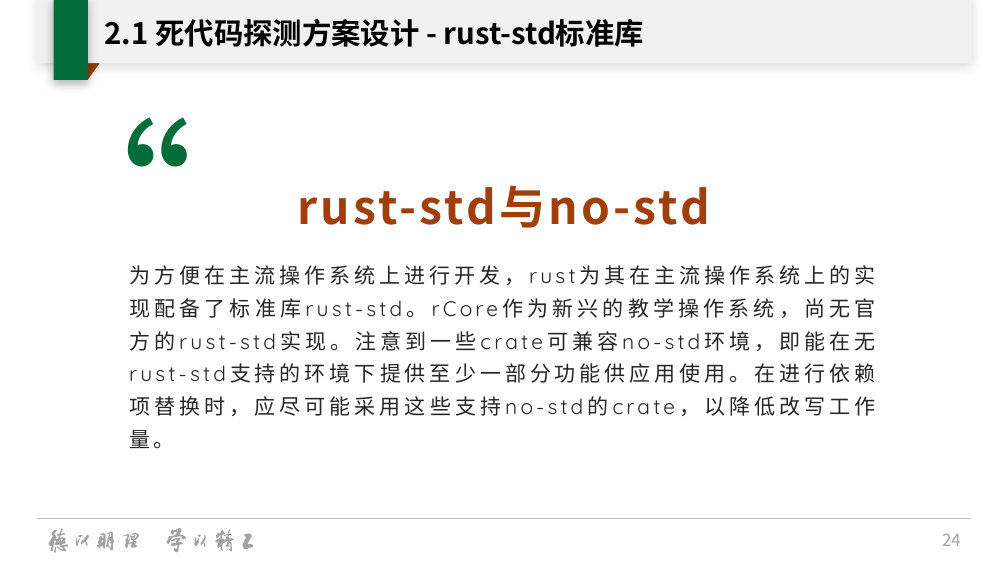
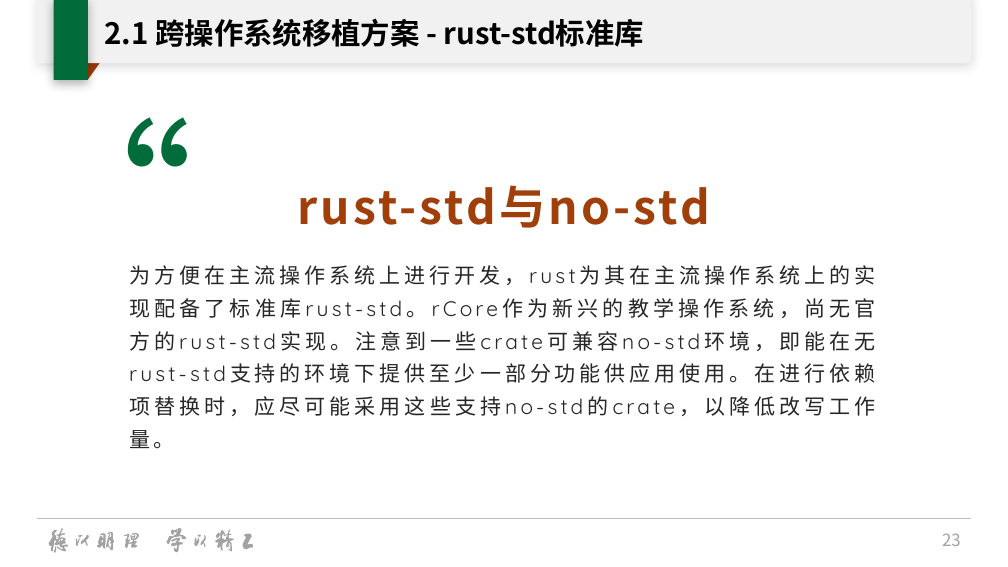
Before and after one commit to oscourse-tsinghua/openingreport-fze2023, a slide deck: slide 23 of slide.pptx (slide 24 before the commit). Drawn at 1008x567 pixels with LibreOffice and Linux fonts; fonts in the diff are those of the drawing; background and template pictures are left out. Boxes give left, top, right and bottom in pixels: in the first picture for what was removed or moved away, otherwise in the second. Text is boxed around its words. In the diff, an @@ line names an element or a change of style, - is before the commit and + after.

```diff
--- a/slide.pptx
+++ b/slide.pptx
@@ title at box(105, 18, 644, 47): text changed @@
-2.1 死代码探测方案设计 - rust-std标准库
+2.1 跨操作系统移植方案 - rust-std标准库
@@ page number at box(942, 533, 961, 546): text changed @@
-24
+23
```
Also in this commit, not shown: 5 other slides changed, 1 slide removed.
